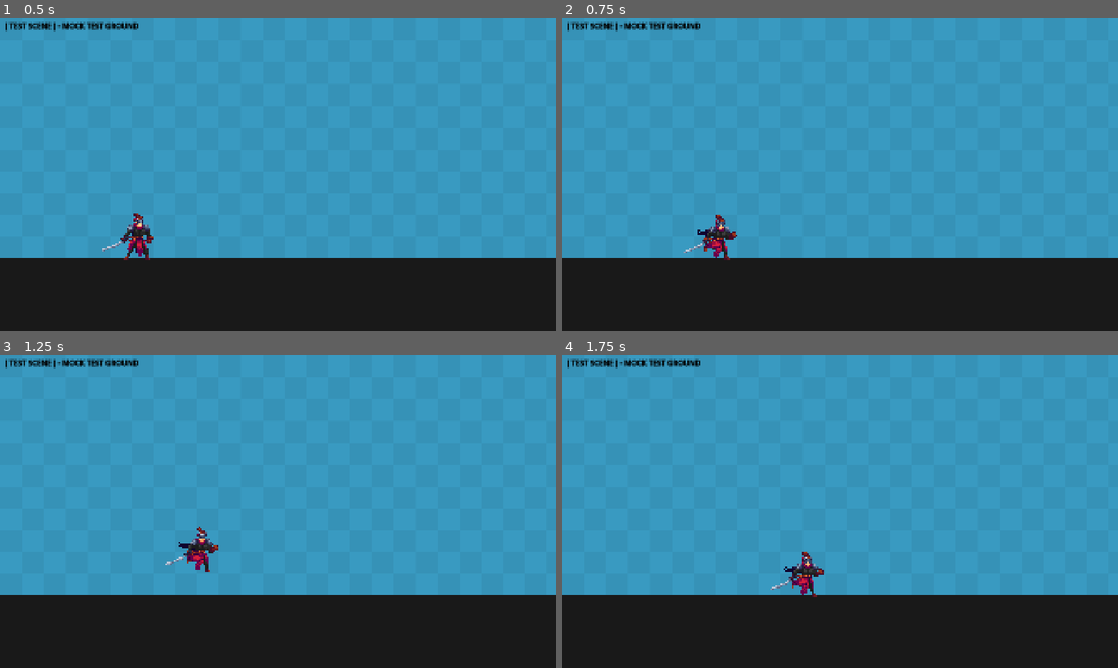
Above: before the commit, frames 1-4 (two rows, left to right).
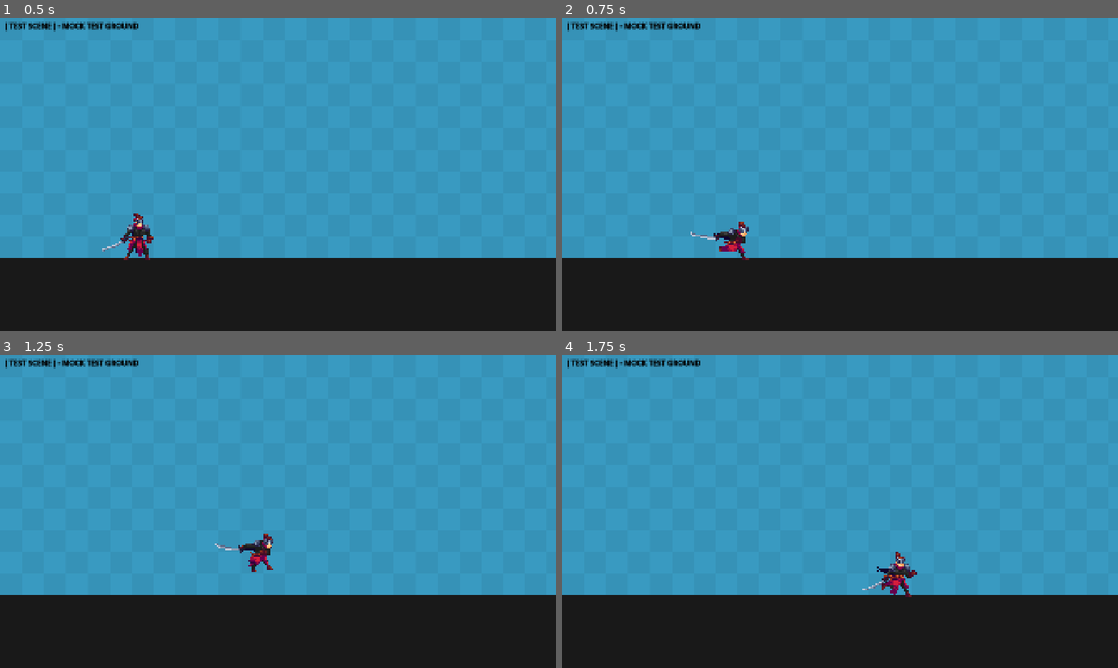
Above: after the commit, the same moments.

Repository: Zayed582/SekiroDMCMetroidvania
Game: Godot game, scene res://scenes/test_ground/test_ground.tscn
Two runs of this game, one before a commit and one after it. Both use one fixed random seed, a clock stepped at 60 frames per second and the inputs below.
Inputs:
- Up to frame 1 (0.5 s): no input
- Up to frame 2 (0.75 s): hold D (move_right) from 0.53 s (still down); hold Shift (sprint, bound only after the commit) from 0.53 s (still down)
- Up to frame 3 (1.25 s): keep holding D (move_right); keep holding Shift (sprint, bound only after the commit); tap Space (jump) at 0.77 s
- Up to frame 4 (1.75 s): keep holding D (move_right); release Shift (sprint, bound only after the commit) at 1.28 s; tap Shift (sprint, bound only after the commit) at 1.35 s; tap Space (jump) at 1.52 s

Frame 1 is identical in both runs. In frame 2, 0.7% of the frame differs, in the area x 21-34%, y 62-78%; in frame 3, 0.9%; in frame 4, 1.0%, in the area x 37-64%, y 62-78%.

Commit message:
feat: added states and sprint animation

Diff:
--- a/sekirodmc/project.godot
+++ b/sekirodmc/project.godot
@@ -46,6 +46,11 @@
 "events": [Object(InputEventKey,"resource_local_to_scene":false,"resource_name":"","device":-1,"window_id":0,"alt_press …(191 unchanged characters)…
 ]
 }
+sprint={
+"deadzone": 0.2,
+"events": [Object(InputEventKey,"resource_local_to_scene":false,"resource_name":"","device":-1,"window_id":0,"alt_pressed":false,"shift_pressed":false,"ctrl_pressed":false,"meta_pressed":false,"pressed":false,"keycode":0,"physical_keycode":4194325,"key_label":0,"unicode":0,"location":0,"echo":false,"script":null)
+]
+}
 
 [rendering]
 
--- a/sekirodmc/scenes/actors/player/player.gd
+++ b/sekirodmc/scenes/actors/player/player.gd
@@ -2,21 +2,52 @@
 
 @onready var sprite = $Sprite2D
 @onready var anim_tree = $AnimationTree
+@onready var state = IDLE
 
-const SPEED = 300.0
+enum {
+	IDLE,
+	RUN,
+	SPRINT,
+	JUMP
+}
+
+
+const RUN_SPEED = 300.0
+const SPRINT_SPEED = 600.0
 const JUMP_VELOCITY = -400.0
 
+var direction = 0
+var move_speed = 300
 
 func _ready():
 	anim_tree.active = true
 
 func _physics_process(delta):
+	handle_movement(delta)
+	handle_state_animations()
+	move_and_slide()
+
+func handle_movement(delta):
 	handle_gravity(delta)
 	handle_jump()
-	handle_movement()
+	handle_run()
+	pass
 
-	move_and_slide()
+func handle_state_animations():
+	match state:
+		IDLE:
+			anim_tree.set("parameters/Movement/Idle Blend/blend_amount", 0)
+			anim_tree.set("parameters/Movement/Run Blend/blend_amount", 0)
+			pass
+		RUN:
+			anim_tree.set("parameters/Movement/Idle Blend/blend_amount", 1)
+			anim_tree.set("parameters/Movement/Run Blend/blend_amount", 0)
+			pass
+		SPRINT:
+			anim_tree.set("parameters/Movement/Idle Blend/blend_amount", 1)
+			anim_tree.set("parameters/Movement/Run Blend/blend_amount", 1)
 
+	pass
 
 func handle_gravity(delta):
 	if not is_on_floor():
@@ -28,21 +59,28 @@
 		velocity.y = JUMP_VELOCITY
 	pass
 
-func handle_movement():
-	var direction = Input.get_axis("move_left", "move_right")
-	handle_movement_anim_state(direction)
+func handle_run():
+	direction = Input.get_axis("move_left", "move_right")
 
 	if direction:
-		velocity.x = direction * SPEED
+		velocity.x = direction * move_speed
 		handle_sprite_flip(direction)
+		handle_sprint()
 	else:
-		velocity.x = move_toward(velocity.x, 0, SPEED)
+		velocity.x = move_toward(velocity.x, 0, move_speed)
+		state = IDLE
+	pass
+
+func handle_sprint():
+	if is_on_floor():
+		if Input.is_action_pressed("sprint"):
+			state = SPRINT
+			move_speed  = SPRINT_SPEED
+		else:
+			state = RUN
+			move_speed = RUN_SPEED
 	pass
 
 func handle_sprite_flip(dir):
 	sprite.flip_h = dir < 0
 	pass
-
-func handle_movement_anim_state(dir):
-	anim_tree.set("parameters/move/blend_position", dir)
-	pass
--- a/sekirodmc/scenes/actors/player/player.tscn
+++ b/sekirodmc/scenes/actors/player/player.tscn
@@ -93,37 +93,67 @@
 "values": [Vector2i(0, 0)]
 }
 
+[sub_resource type="Animation" id="Animation_yg5k4"]
+resource_name = "sprint"
+length = 0.6
+loop_mode = 1
+step = 0.1
+tracks/0/type = "value"
+tracks/0/imported = false
+tracks/0/enabled = true
+tracks/0/path = NodePath("Sprite2D:frame_coords")
+tracks/0/interp = 1
+tracks/0/loop_wrap = true
+tracks/0/keys = {
+"times": PackedFloat32Array(0, 0.1, 0.2, 0.3, 0.4, 0.5),
+"transitions": PackedFloat32Array(1, 1, 1, 1, 1, 1),
+"update": 1,
+"values": [Vector2i(0, 18), Vector2i(1, 18), Vector2i(2, 18), Vector2i(3, 18), Vector2i(4, 18), Vector2i(5, 18)]
+}
+
 [sub_resource type="AnimationLibrary" id="AnimationLibrary_mpktj"]
 _data = {
 &"RESET": SubResource("Animation_oj104"),
 &"idle": SubResource("Animation_l17oj"),
-&"run": SubResource("Animation_mpktj")
+&"run": SubResource("Animation_mpktj"),
+&"sprint": SubResource("Animation_yg5k4")
 }
 
-[sub_resource type="AnimationNodeAnimation" id="AnimationNodeAnimation_l17oj"]
+[sub_resource type="AnimationNodeBlend2" id="AnimationNodeBlend2_oj104"]
+
+[sub_resource type="AnimationNodeBlend2" id="AnimationNodeBlend2_l17oj"]
+
+[sub_resource type="AnimationNodeAnimation" id="AnimationNodeAnimation_qdyt2"]
+animation = &"idle"
+
+[sub_resource type="AnimationNodeAnimation" id="AnimationNodeAnimation_g2g7f"]
 animation = &"run"
 
-[sub_resource type="AnimationNodeAnimation" id="AnimationNodeAnimation_oj104"]
-animation = &"run"
+[sub_resource type="AnimationNodeAnimation" id="AnimationNodeAnimation_fp13k"]
+animation = &"sprint"
 
-[sub_resource type="AnimationNodeAnimation" id="AnimationNodeAnimation_mpktj"]
-animation = &"idle"
+[sub_resource type="AnimationNodeBlendTree" id="AnimationNodeBlendTree_5bhx7"]
+graph_offset = Vector2(-416.962, 4.54928)
+"nodes/Idle Blend/node" = SubResource("AnimationNodeBlend2_oj104")
+"nodes/Idle Blend/position" = Vector2(210, 80)
+"nodes/Run Blend/node" = SubResource("AnimationNodeBlend2_l17oj")
+"nodes/Run Blend/position" = Vector2(0, 400)
+"nodes/anim idle/node" = SubResource("AnimationNodeAnimation_qdyt2")
+"nodes/anim idle/position" = Vector2(-260, 90)
+"nodes/anim run/node" = SubResource("AnimationNodeAnimation_g2g7f")
+"nodes/anim run/position" = Vector2(-260, 270)
+"nodes/anim sprint/node" = SubResource("AnimationNodeAnimation_fp13k")
+"nodes/anim sprint/position" = Vector2(-260, 460)
+nodes/output/position = Vector2(470, 190)
+node_connections = [&"Idle Blend", 0, &"anim idle", &"Idle Blend", 1, &"Run Blend", &"Run Blend", 0, &"anim run", &"Run Blend", 1, &"anim sprint", &"output", 0, &"Idle Blend"]
 
-[sub_resource type="AnimationNodeBlendSpace1D" id="AnimationNodeBlendSpace1D_yg5k4"]
-blend_point_0/node = SubResource("AnimationNodeAnimation_l17oj")
-blend_point_0/pos = -1.0
-blend_point_1/node = SubResource("AnimationNodeAnimation_oj104")
-blend_point_1/pos = 1.0
-blend_point_2/node = SubResource("AnimationNodeAnimation_mpktj")
-blend_point_2/pos = 0.0
-
-[sub_resource type="AnimationNodeStateMachineTransition" id="AnimationNodeStateMachineTransition_qdyt2"]
+[sub_resource type="AnimationNodeStateMachineTransition" id="AnimationNodeStateMachineTransition_i174x"]
 advance_mode = 2
 
 [sub_resource type="AnimationNodeStateMachine" id="AnimationNodeStateMachine_oj104"]
-states/move/node = SubResource("AnimationNodeBlendSpace1D_yg5k4")
-states/move/position = Vector2(477.5, 111.5)
-transitions = ["Start", "move", SubResource("AnimationNodeStateMachineTransition_qdyt2")]
+states/Movement/node = SubResource("AnimationNodeBlendTree_5bhx7")
+states/Movement/position = Vector2(419, 184.5)
+transitions = ["Start", "Movement", SubResource("AnimationNodeStateMachineTransition_i174x")]
 
 [node name="Player" type="CharacterBody2D"]
 script = ExtResource("1_l17oj")
@@ -149,4 +179,5 @@
 callback_mode_discrete = 1
 tree_root = SubResource("AnimationNodeStateMachine_oj104")
 anim_player = NodePath("../AnimationPlayer")
-parameters/move/blend_position = 0
+"parameters/Movement/Idle Blend/blend_amount" = 0.0
+"parameters/Movement/Run Blend/blend_amount" = 0.0
Not shown: 1 places in sekirodmc/scenes/actors/player/player.tscn that only renumber resources
